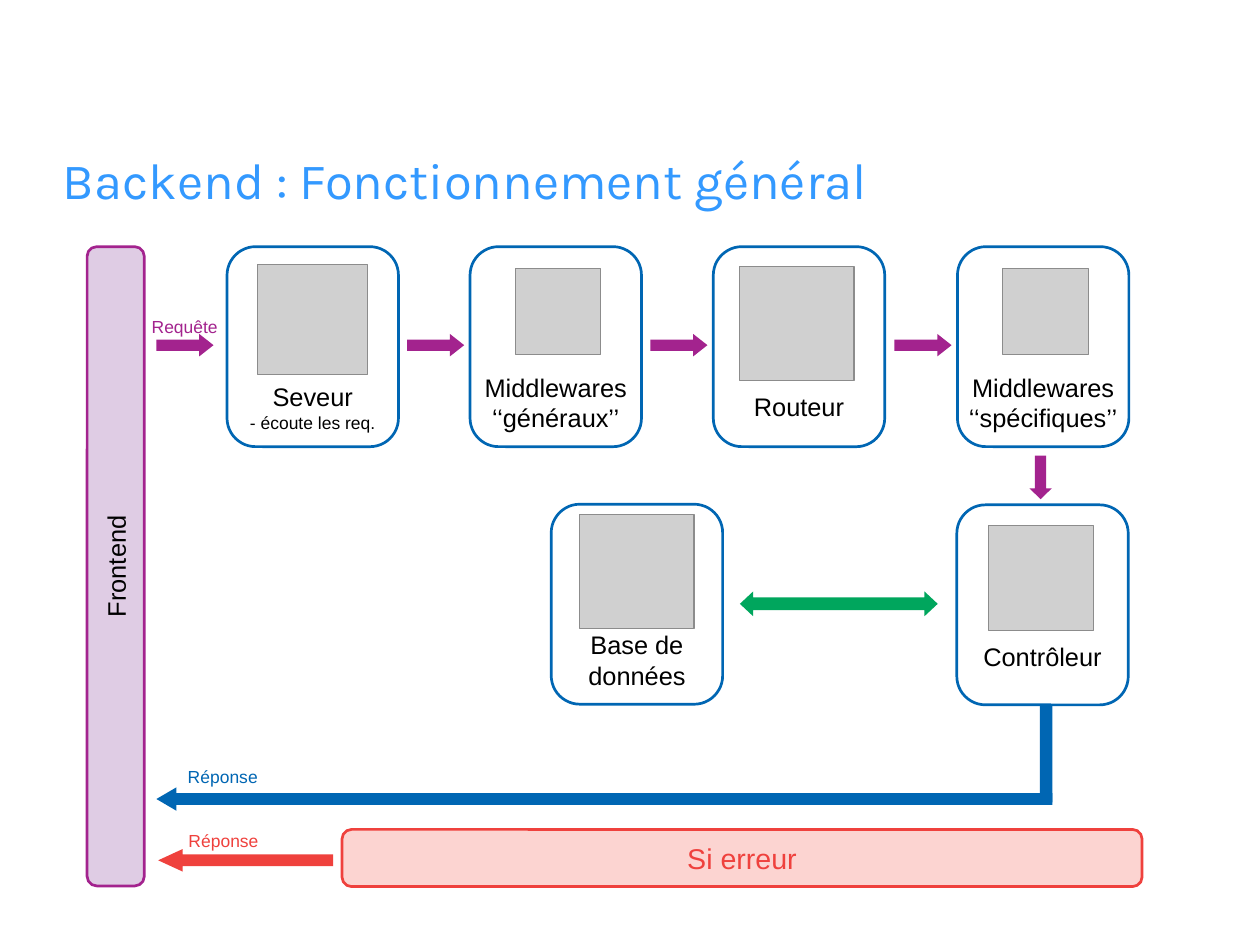
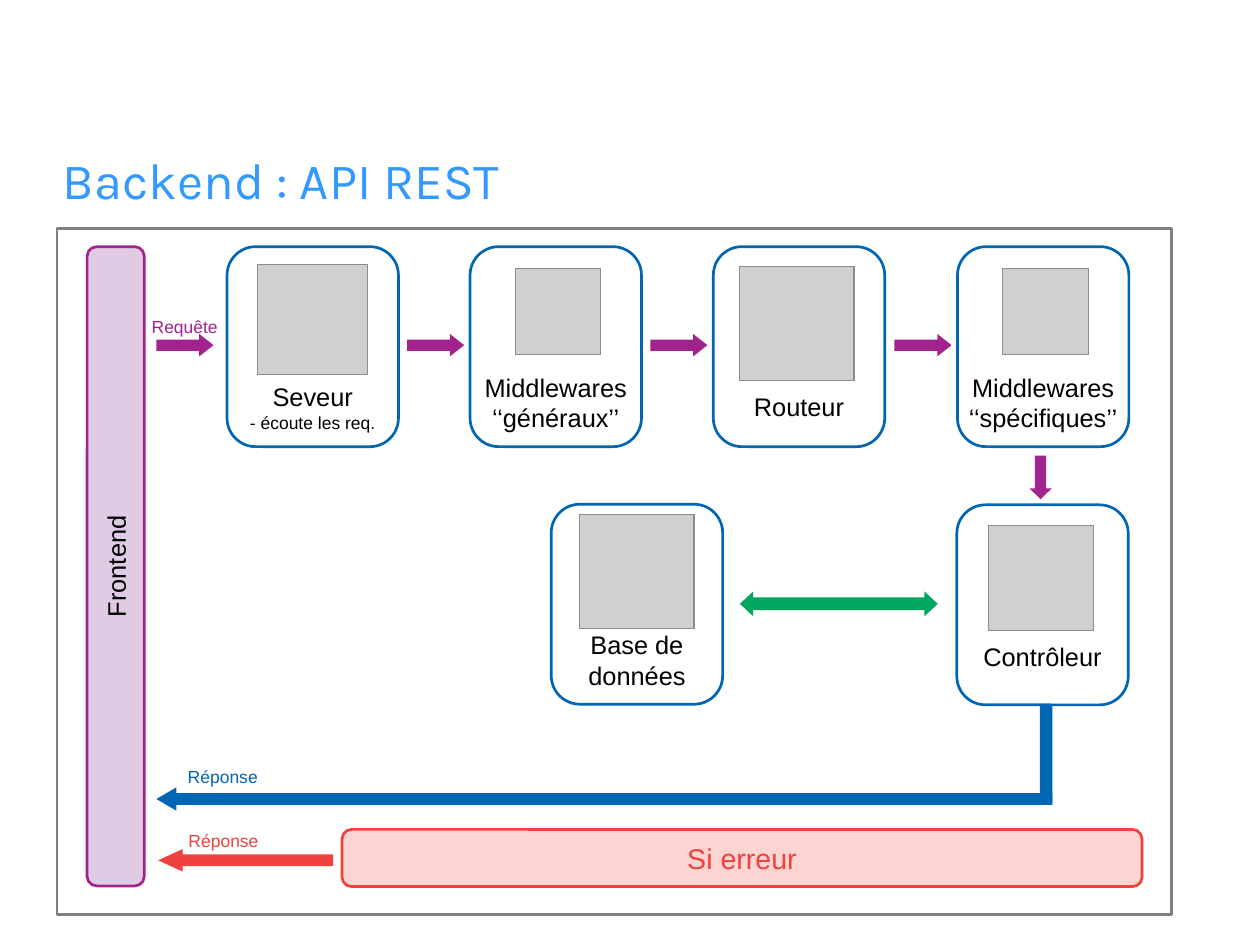
Before and after one commit to RomainSire/OC-P7-Social-Network, a slide deck: slide 9 of docs/P7_00_Présentation.odp (slide 10 before the commit). Drawn at 1260x945 pixels with LibreOffice and Linux fonts; fonts in the diff are those of the drawing; grey boxes stand for pictures; background and template pictures are left out. Boxes give left, top, right and bottom in pixels: in the first picture for what was removed or moved away, otherwise in the second. Text is boxed around its words. In the diff, an @@ line names an element or a change of style, - is before the commit and + after.

```diff
--- a/docs/P7_00_Présentation.odp
+++ b/docs/P7_00_Présentation.odp
@@ title at [63,164,499,200]: text changed @@
-Backend : Fonctionnement général
+Backend : API REST
@@ rectangle added at [57,229,1172,915], fill #FFFFFF, outline #808080 1.7 pt @@
```
Also in this commit, not shown: 1 slide removed.
